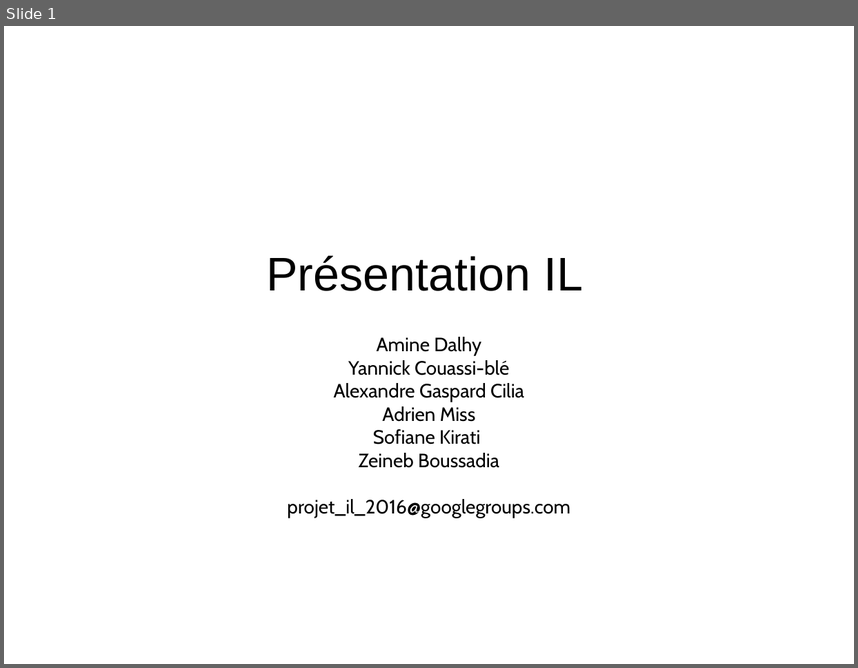
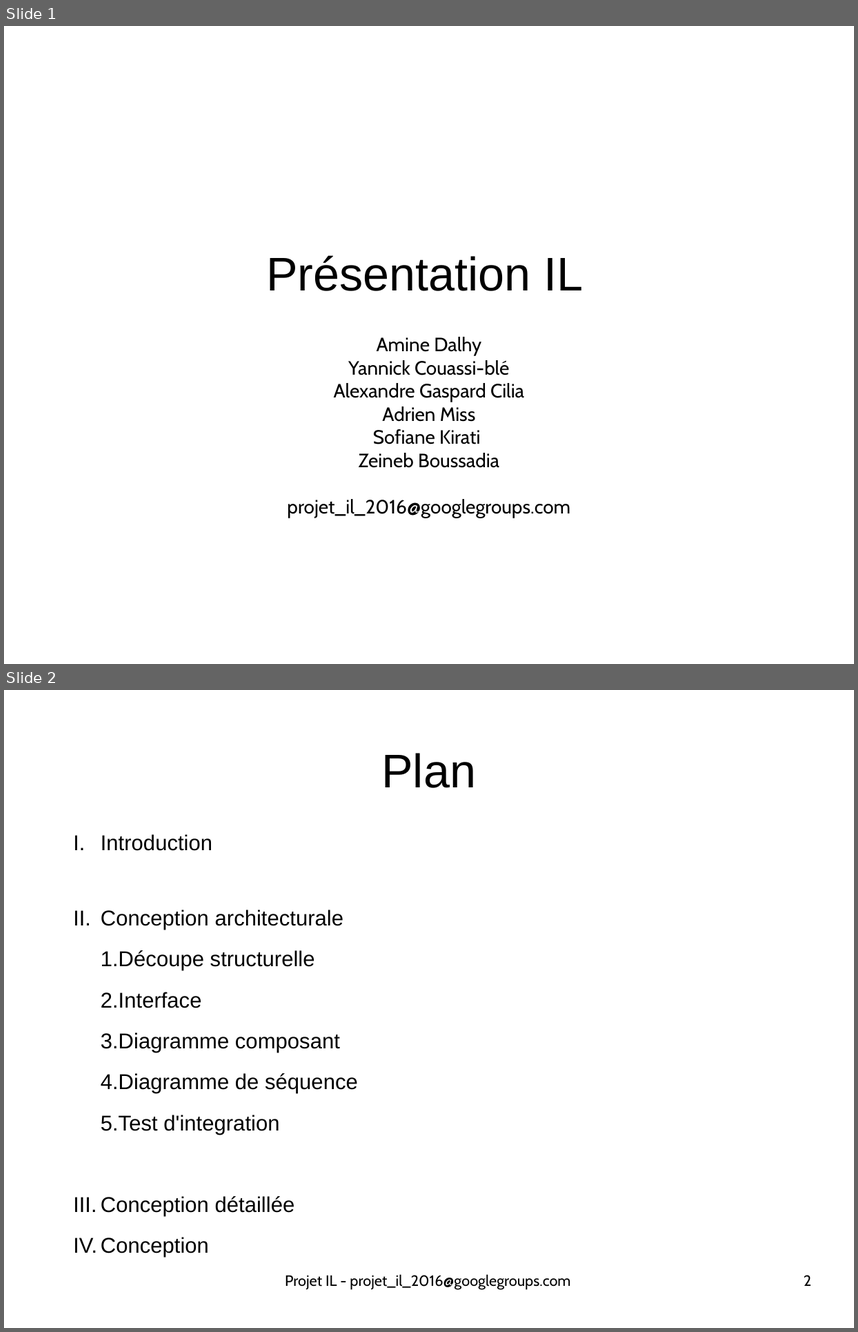
Before and after one commit to ScreachFr/ecours_DMCSBG, a slide deck: presentation_conception.odp. Shown one above the other, each under a label of ours: slide 1 before the commit, slides 1 and 2 after it. The pictures are 858x668 and 858x1332 pixels, drawn with LibreOffice and Linux fonts; fonts in the diff are those of the drawing. Boxes give left, top, right and bottom in pixels: in the first picture for what was removed or moved away, otherwise in the second. Text is boxed around its words. In the diff, an @@ line names an element or a change of style, - is before the commit and + after.

```diff
--- a/presentation_conception.odp
+++ b/presentation_conception.odp
@@ slide 2 added at box(4, 690, 854, 1328), background #FFFFFF @@
@@ title added at box(381, 753, 476, 788), 44 pt, text #000000 @@
+Plan
@@ text added at box(101, 834, 358, 1257), 20 pt, text #000000 @@
+I. Introduction
+II. Conception architecturale
+1.Découpe structurelle
+2.Interface
+3.Diagramme composant
+4.Diagramme de séquence
+5.Test d'integration
+I. Conception détaillée
+II. Conception
@@ text added at box(285, 1274, 570, 1290), 14 pt, text #000000 @@
+Projet IL - projet_il_2016@googlegroups.com
@@ page number added at box(804, 1274, 811, 1285), 14 pt, text #000000 @@
+2
```
Also in this commit, not shown: 7 slides changed, 6 other slides added, 9 other files.
